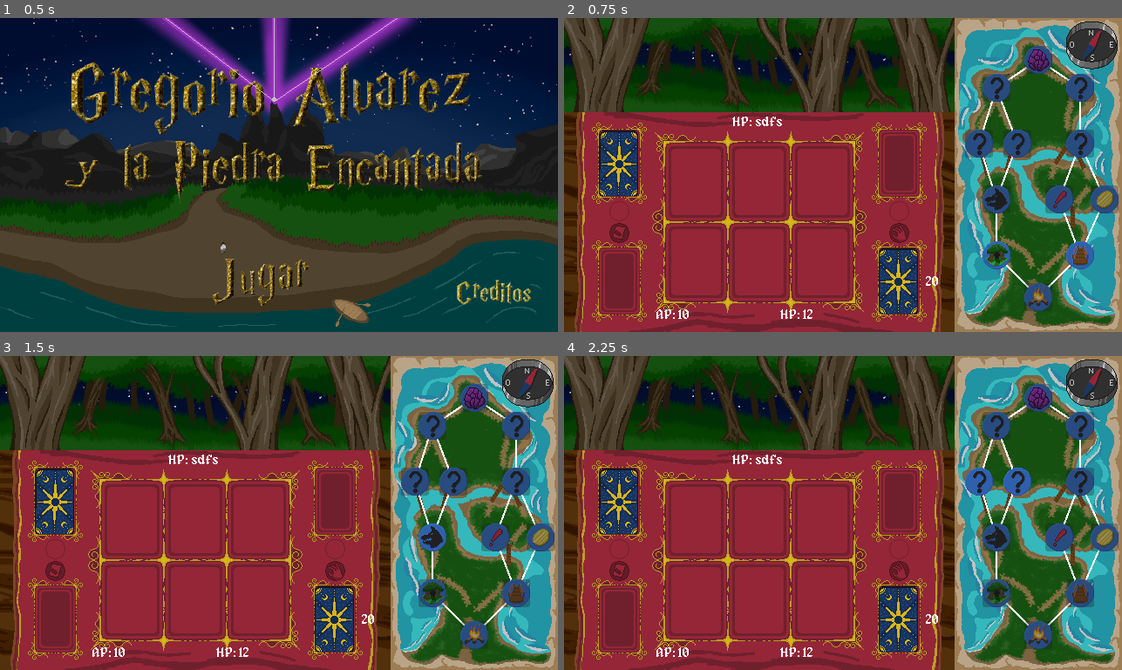
Above: before the commit, frames 1-4 (two rows, left to right).
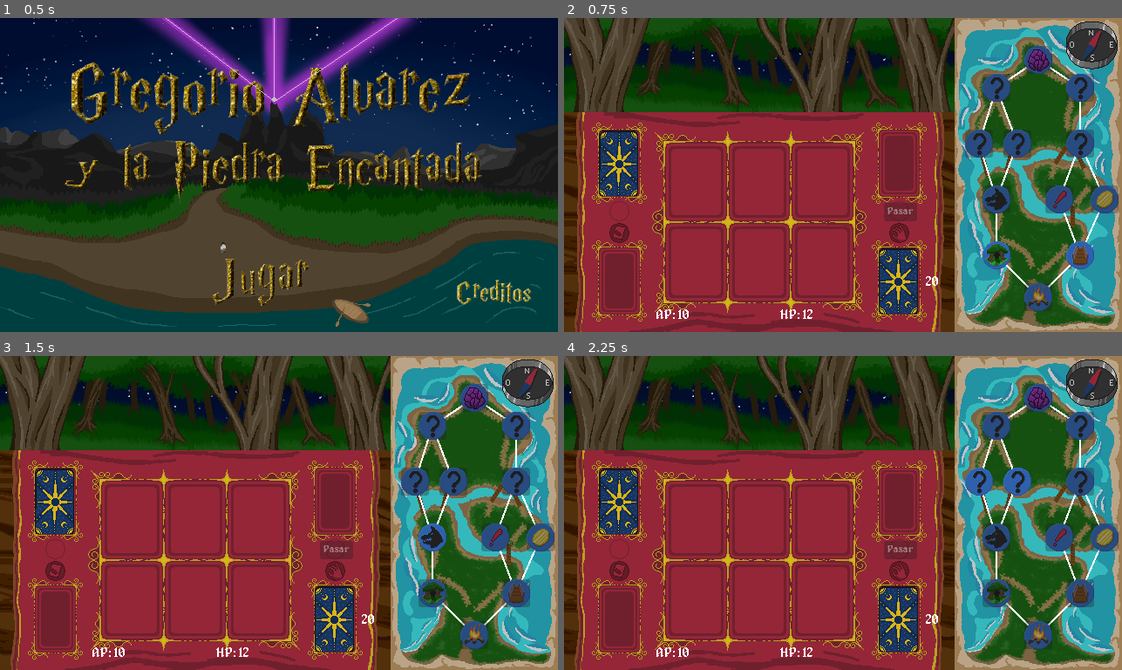
Above: after the commit, the same moments.

Repository: gonzapiacen/Jam-GA-2026
Game: Godot game, scene res://scenes/menu.tscn
Same seed, same stepped clock (60 frames per second), same inputs: the game is played once before the commit and once after it.
Inputs (mouse positions are in pixels of both pictures, inside the frame that each line leads up to):
- Up to frame 1 (0.5 s): no input
- Up to frame 2 (0.75 s): click (826, 281) at 0.5 s
- Up to frame 3 (1.5 s): click (435, 594) at 1.27 s
- Up to frame 4 (2.25 s): click (999, 538) at 2 s

Frame 1 is identical in both runs. In frame 2, 0.4% of the frame differs, in the area x 30-64%, y 31-65%; in frame 3, 0.4%; in frame 4, 0.4%.
Error after the commit: Invalid assignment of property or key 'efecto' with value of type 'int' on a base object of type 'Resource (Carta)'. (res://scripts/mazo.gd:23)

Commit message:
cambios y apurando un rebase

Diff:
--- a/scenes/carta_node.gd
+++ b/scenes/carta_node.gd
@@ -17,6 +17,6 @@
 	$Frente/Efecto/ValorEfecto.text = str(carta.efecto)
 	$Frente/Durabilidad/ValorDurabilidad.text = str(carta.durabilidad)
 
-func _on_area_2d_input_event(viewport: Node, event: InputEvent, shape_idx: int) -> void:
+func _on_area_2d_input_event(_viewport: Node, event: InputEvent, _shape_idx: int) -> void:
 	if event is InputEventMouseButton and event.pressed:
 		enviar_al_campo.emit(self)
--- a/scenes/juego.tscn
+++ b/scenes/juego.tscn
@@ -57,22 +57,6 @@
 text = "AP:"
 label_settings = SubResource("LabelSettings_3oebh")
 
-[node name="EnemyHP" type="Label" parent="UI" unique_id=150051665]
-offset_left = 220.0
-offset_top = 112.0
-offset_right = 260.0
-offset_bottom = 135.0
-text = "sdfs"
-label_settings = SubResource("LabelSettings_3oebh")
-
-[node name="EnemyHP2" type="Label" parent="UI" unique_id=1612057625]
-offset_left = 193.0
-offset_top = 112.0
-offset_right = 233.0
-offset_bottom = 135.0
-text = "HP:"
-label_settings = SubResource("LabelSettings_3oebh")
-
 [node name="Enemigo" type="Node2D" parent="." unique_id=1989618205 node_paths=PackedStringArray("player")]
 position = Vector2(224, 108)
 script = ExtResource("3_pncoq")
@@ -250,7 +234,6 @@
 texture = ExtResource("6_py3uc")
 
 [node name="PasarTurno" type="Button" parent="CampoCartas" unique_id=1799541714]
-visible = false
 offset_left = 143.0
 offset_top = -22.0
 offset_right = 181.0
--- a/scenes/pantalla_juego.tscn
+++ /dev/null
@@ -1,171 +0,0 @@
-[gd_scene format=3 uid="uid://cdhxocl5or8ev"]
-
-[ext_resource type="Script" uid="uid://belqeeg6egakk" path="res://scripts/main.gd" id="1_8ocnp"]
-[ext_resource type="Texture2D" uid="uid://dx53us5sswgvd" path="res://assets/texturas/fondo_Bosque.png" id="3_3oebh"]
-[ext_resource type="Texture2D" uid="uid://ctp60vy51om4f" path="res://assets/texturas/frent_carta.png" id="3_fgx4m"]
-[ext_resource type="FontFile" uid="uid://cenlao1rovtkx" path="res://assets/fonts/alagard.ttf" id="4_cop7a"]
-[ext_resource type="Texture2D" uid="uid://bmsqh3yvvorov" path="res://assets/texturas/mesaCartas.png" id="5_e817k"]
-[ext_resource type="PackedScene" uid="uid://do0mh3rukqw4a" path="res://scenes/mazo.tscn" id="6_k5gr2"]
-[ext_resource type="AudioStream" uid="uid://dldlu0u6ae8ta" path="res://assets/musica/cancion_1.ogg" id="7_iikg4"]
-[ext_resource type="AudioStream" uid="uid://bws86hpu5wjnv" path="res://assets/sonidos/romper_carta.ogg" id="8_p2mjs"]
-[ext_resource type="PackedScene" uid="uid://capum1kkvsn3m" path="res://scenes/map_scene.tscn" id="9_8ocnp"]
-[ext_resource type="AudioStream" uid="uid://tgv0rae3k3qh" path="res://assets/sonidos/poner_carta_en_campo.ogg" id="9_cj0mm"]
-
-[sub_resource type="LabelSettings" id="LabelSettings_3oebh"]
-font = ExtResource("4_cop7a")
-
-[node name="PantallaJuego" type="Node2D" unique_id=1014672054]
-script = ExtResource("1_8ocnp")
-metadata/_edit_horizontal_guides_ = [360.0, 280.0]
-metadata/_edit_vertical_guides_ = [152.0]
-
-[node name="UI" type="Node2D" parent="." unique_id=1764428223]
-z_index = 20
-
-[node name="HP" type="Label" parent="UI" unique_id=1462185738]
-offset_left = 274.0
-offset_top = 333.0
-offset_right = 314.0
-offset_bottom = 356.0
-text = "asdsd"
-label_settings = SubResource("LabelSettings_3oebh")
-
-[node name="HP2" type="Label" parent="UI" unique_id=1858084590]
-offset_left = 248.0
-offset_top = 333.0
-offset_right = 288.0
-offset_bottom = 356.0
-text = "HP:"
-label_settings = SubResource("LabelSettings_3oebh")
-
-[node name="ENG" type="Label" parent="UI" unique_id=1698655519]
-offset_left = 131.0
-offset_top = 333.0
-offset_right = 172.0
-offset_bottom = 356.0
-text = "adasd"
-label_settings = SubResource("LabelSettings_3oebh")
-
-[node name="ENG2" type="Label" parent="UI" unique_id=719542802]
-offset_left = 106.0
-offset_top = 333.0
-offset_right = 147.0
-offset_bottom = 356.0
-text = "AP:"
-label_settings = SubResource("LabelSettings_3oebh")
-
-[node name="EnemyHP" type="Label" parent="UI" unique_id=150051665]
-offset_left = 220.0
-offset_top = 112.0
-offset_right = 260.0
-offset_bottom = 135.0
-text = "sdfs"
-label_settings = SubResource("LabelSettings_3oebh")
-
-[node name="EnemyHP2" type="Label" parent="UI" unique_id=1612057625]
-offset_left = 193.0
-offset_top = 112.0
-offset_right = 233.0
-offset_bottom = 135.0
-text = "HP:"
-label_settings = SubResource("LabelSettings_3oebh")
-
-[node name="Fondo" type="Sprite2D" parent="." unique_id=2023025988]
-position = Vector2(224.00002, 54)
-texture = ExtResource("3_3oebh")
-
-[node name="Mapa" type="Sprite2D" parent="." unique_id=1542838033]
-position = Vector2(544, 180.004)
-scale = Vector2(1.5000001, 2.8125622)
-
-[node name="InfoCarta" type="Node2D" parent="Mapa" unique_id=1860270056]
-visible = false
-z_index = 6
-
-[node name="Imagen" type="Sprite2D" parent="Mapa/InfoCarta" unique_id=422211542]
-position = Vector2(0, -20.623188)
-texture = ExtResource("3_fgx4m")
-
-[node name="Info" type="Label" parent="Mapa/InfoCarta" unique_id=2110359957]
-offset_left = -53.33333
-offset_top = 21.33144
-offset_right = 53.33333
-offset_bottom = 55.464024
-theme_override_fonts/font = ExtResource("4_cop7a")
-theme_override_font_sizes/font_size = 8
-text = "Información de la carta que informa información informativa"
-autowrap_mode = 2
-metadata/_edit_use_anchors_ = true
-
-[node name="MapScene" parent="Mapa" unique_id=849957452 instance=ExtResource("9_8ocnp")]
-position = Vector2(-362.66666, -64.00001)
-scale = Vector2(0.6666666, 0.3555477)
-
-[node name="CampoCartas" type="Sprite2D" parent="." unique_id=1759704466]
-position = Vector2(224, 234)
-texture = ExtResource("5_e817k")
-
-[node name="Mano" type="Node2D" parent="CampoCartas" unique_id=1045286129]
-z_index = 2
-position = Vector2(0, 126)
-scale = Vector2(3.5, 1.968875)
-
-[node name="Mazo" parent="CampoCartas" unique_id=540842684 instance=ExtResource("6_k5gr2")]
-visible = false
-position = Vector2(160, 68)
-
-[node name="Mazo2" parent="CampoCartas" unique_id=782563536 instance=ExtResource("6_k5gr2")]
-position = Vector2(-161, -67)
-rotation = -3.1415925
-
-[node name="Descarte" type="Node2D" parent="CampoCartas" unique_id=1172116759]
-position = Vector2(-161, 68)
-
-[node name="Descarte2" type="Sprite2D" parent="CampoCartas" unique_id=997347860]
-visible = false
-position = Vector2(160, -68)
-rotation = 3.1415927
-texture = ExtResource("3_fgx4m")
-
-[node name="CartasJugador" type="Node2D" parent="CampoCartas" unique_id=1285479738]
-
-[node name="CartasEnemigo" type="Node2D" parent="CampoCartas" unique_id=1989618205]
-
-[node name="Carta4" type="Sprite2D" parent="CampoCartas/CartasEnemigo" unique_id=1236846341]
-visible = false
-position = Vector2(71, -46)
-rotation = -3.1415925
-texture = ExtResource("3_fgx4m")
-
-[node name="Carta5" type="Sprite2D" parent="CampoCartas/CartasEnemigo" unique_id=639089567]
-visible = false
-position = Vector2(1, -46)
-rotation = -3.1415925
-texture = ExtResource("3_fgx4m")
-
-[node name="Carta6" type="Sprite2D" parent="CampoCartas/CartasEnemigo" unique_id=1039860170]
-visible = false
-position = Vector2(-74, -46)
-rotation = -3.1415925
-texture = ExtResource("3_fgx4m")
-
-[node name="PasarTurno" type="Button" parent="CampoCartas" unique_id=1799541714]
-offset_left = 143.0
-offset_top = -22.0
-offset_right = 181.0
-offset_bottom = -1.0
-theme_override_fonts/font = ExtResource("4_cop7a")
-theme_override_font_sizes/font_size = 12
-text = "Pasar"
-
-[node name="MusicaFondo" type="AudioStreamPlayer2D" parent="." unique_id=735427863]
-visible = false
-stream = ExtResource("7_iikg4")
-attenuation = 8.0
-parameters/looping = true
-
-[node name="SonidoRomperCarta" type="AudioStreamPlayer2D" parent="." unique_id=1973842139]
-stream = ExtResource("8_p2mjs")
-
-[node name="SonidoJugarCarta" type="AudioStreamPlayer2D" parent="." unique_id=1062207297]
-stream = ExtResource("9_cj0mm")
--- a/scripts/carta.gd
+++ b/scripts/carta.gd
@@ -2,10 +2,14 @@
 
 class_name Carta
 
+enum Tipo {
+	Instantanea,
+	Permanente
+	}
+
 # Características
 @export var energia: int
-@export var efecto: int
-@export var tipo_de_efecto: int
 @export var es_consumible: bool
 @export var durabilidad: int
 @export var detalles: String
+@export var tipo: Tipo
--- a/scripts/juego.gd
+++ b/scripts/juego.gd
@@ -18,6 +18,7 @@
 #var carta_esta_seleccionada: bool = false
 
 func _ready() -> void:
+	boton_pasar_turno.disabled = true
 
 	jugador.mazo = $Jugador/Mazo.inicializar()
 	enemigo.player = jugador
@@ -67,7 +68,8 @@
 	var instancia = ESCENA_CARTA.instantiate()
 	instancia.set_carta(c)
 	n.add_child(instancia)
-	instancia.enviar_al_campo.connect(_mostrar_opciones)
+	if c.tipo == Carta.Tipo.Permanente:
+		instancia.enviar_al_campo.connect(_mostrar_opciones)
 	return instancia
 
 func _mostrar_opciones(nodo_carta: Carta2D):
@@ -81,7 +83,7 @@
 		nodo_carta_seleccionada = nodo_carta
 		nodo_carta_seleccionada.position.y -= 20
 
-		boton_pasar_turno.hide()
+		boton_pasar_turno.disabled = true
 		for slot_enemigo in $Enemigo/Campo.get_children():
 			if slot_enemigo.get_child_count() == 1 :
 				slot_enemigo.disabled = false
@@ -94,7 +96,7 @@
 		nodo_carta_seleccionada.position.y += 20
 		nodo_carta_seleccionada = null
 
-		boton_pasar_turno.show()
+		boton_pasar_turno.disabled = false
 		for slot_player in $Jugador/Campo.get_children():
 			if slot_player.get_child_count() == 0:
 				slot_player.hide()
@@ -130,12 +132,13 @@
 
 	if turno_jugador:
 		if(jugador.am_i_death()):
-			await call_deferred("_ir_a_creditos")
+			call_deferred("_ir_a_creditos")
+			return
 		print("TURNO JUGADOR")
 		await empieza_turno_jugador()
-		boton_pasar_turno.show()
+		boton_pasar_turno.disabled = false
 	else:
-		boton_pasar_turno.hide()
+		boton_pasar_turno.disabled = true
 		print("TURNO ENEMIGO")
 		descartar()
 		empieza_turno_enemigo()
@@ -176,7 +179,7 @@
 	nodo_carta_seleccionada = null
 	#carta_esta_seleccionada = false
 
-	boton_pasar_turno.show()
+	boton_pasar_turno.disabled = false
 	#$Enemigo/Campo.hide()
 	#$Jugador/Campo.hide()
 
--- a/scripts/main.gd
+++ /dev/null
@@ -1,179 +0,0 @@
-extends Node2D
-
-var campo_jugador: Array[Carta] = []
-var campo_enemigo: Array[Carta] = []
-
-var carta = preload("res://scenes/carta.tscn")
-var mazo = preload("res://scenes/mazo.tscn")
-var enemy = preload("res://scenes/enemy.tscn")
-var player = preload("res://scenes/player.tscn")
-var nueva_carta: Carta
-
-var cartas_jugador: Node2D
-
-var musica_de_fondo: AudioStreamPlayer2D
-var sonido_romper_carta: AudioStreamPlayer2D
-var sonido_jugar_carta: AudioStreamPlayer2D
-
-var info_carta: Node2D
-var mano_jugador: Array[Carta]
-var mazo_jugador: Mazo
-
-var mano_nodo: Node2D
-var descarte_nodo: Node2D
-var campo_nodo: Node2D
-
-var turno_jugador: bool = true
-
-var tween: Tween
-
-var monto: Array[Carta] = []
-var descarte: Array[Carta] = []
-
-var player_actual: Player
-var enemigo_actual: Enemy
-
-@onready var hp_label: Label = $UI/HP
-@onready var eng_label: Label = $UI/ENG
-@onready var enemy_hp_label: Label = $UI/EnemyHP
-
-
-var boton_pasar_turno: Button
-
-# Called when the node enters the scene tree for the first time.
-func _ready() -> void:
-
-	info_carta = $Mapa/InfoCarta
-	boton_pasar_turno = $CampoCartas/PasarTurno
-
-	boton_pasar_turno.pressed.connect(cambiarTurno)
-
-	# COSAS JUGADOR
-
-	mazo_jugador = $CampoCartas/Mazo
-	mano_nodo = $CampoCartas/Mano
-	descarte_nodo = $CampoCartas/Descarte
-	campo_nodo = $CampoCartas/CartasJugador
-
-	# MUSICA Y SONIDOS
-
-	musica_de_fondo = $MusicaFondo
-	sonido_romper_carta = $SonidoRomperCarta
-	sonido_jugar_carta = $SonidoJugarCarta
-
-	info_carta.hide()
-	mazo_jugador = mazo.instantiate()
-	mazo_jugador.position.x = 385
-	mazo_jugador.position.y = 302
-	add_child(mazo_jugador)
-
-	player_actual = player.instantiate()
-	hp_label.text =  str(player_actual.health)
-	eng_label.text = str(player_actual.energy)
-
-
-	#player_actual.health = 20
-	#player_actual.energy = 10
-
-	enemigo_actual = enemy.instantiate()
-	enemy_hp_label.text = str(enemigo_actual.health)
-	enemigo_actual.player = player_actual
-
-	for i in range(mazo_jugador.monto.size()):
-		nueva_carta = carta.instantiate()
-		monto.append(nueva_carta)
-
-	mazo_jugador.find_child("Valor").visible = true
-
-	empezarTurno()
-
-	musica_de_fondo.play()
-
-# Called every frame. 'delta' is the elapsed time since the previous frame.
-func _process(delta: float) -> void:
-	pass
-
-func crearLadoJugador() -> void:
-	pass
-
-func empezarTurno() -> void:
-	for i in range(3):
-		nueva_carta = mazo_jugador.robarCarta()
-
-		mano_nodo.add_child(nueva_carta)
-		mano_jugador.append(nueva_carta)
-
-		nueva_carta.ver_info.connect(mostrarInfo)
-		nueva_carta.ocultar_info.connect(ocultarInfo)
-		nueva_carta.jugar_carta.connect(jugarCarta)
-		nueva_carta.mostrar_info_carta_campo.connect(mostrarInfo)
-		nueva_carta.position.x = 40
-		nueva_carta.position.y = -25
-		tween = create_tween()
-		tween.tween_property(nueva_carta,"position",Vector2(-54 + (i * 16),32),.2).as_relative()
-		tween.tween_property(nueva_carta.find_child("Dorso"),"scale",Vector2(-1,0),.2).as_relative()
-		tween.tween_property(nueva_carta.find_child("Frente"),"scale",Vector2(1,0),.2).as_relative()
-
-		nueva_carta.scale.x = .286
-		nueva_carta.scale.y = .508
-		await tween.finished
-		tween.kill()
-
-func cambiarTurno() -> void:
-	enviarCartasManoADescarte()
-	print("TURNO ENEMIGO")
-	turno_jugador = false
-
-	await get_tree().create_timer(2).timeout
-	ejecutarTurnoEnemigo()
-	await get_tree().create_timer(2).timeout
-	turno_jugador = true
-	print("TU TURNO")
-	empezarTurno()
-
-func ejecutarTurnoEnemigo():
-	print("Enemigo ha atacado")
-	enemigo_actual.attack()
-	hp_label.text = str(player_actual.health)
-	print("Vida personaje: ", player_actual.health)
-	print("Vida enemigo: ", enemigo_actual.health)
-
-func enviarCartasManoADescarte() -> void:
-	for hijo in mano_nodo.get_children():
-		campo_jugador.erase(hijo)
-		descarte.append(hijo)
-		print(campo_jugador.size())
-		hijo.reparent(descarte_nodo,false)
-		hijo.position.x = 0
-		hijo.position.y = 0
-		hijo.scale.x = 1
-		hijo.scale.y = 1
-func eliminarCarta(carta: Carta) -> void:
-	sonido_romper_carta.play()
-	carta.queue_free()
-
-func mostrarInfo() -> void:
-	info_carta.show()
-
-func ocultarInfo() -> void:
-	info_carta.hide()
-
-func jugarCarta(carta: Carta) -> void:
-	if !turno_jugador:
-		return
-
-	if campo_jugador.size() == 3 :
-		print("Campo lleno")
-		return
-
-	carta.position.x = -21 + (21 * campo_jugador.size())
-	carta.position.y = -40
-	campo_jugador.push_back(mano_jugador.pop_at(mano_jugador.find(carta)))
-	sonido_jugar_carta.play()
-	carta.jugar(player_actual,enemigo_actual)
-	hp_label.text = str(player_actual.health)
-	eng_label.text = str(player_actual.energy)
-	enemy_hp_label.text = str(enemigo_actual.health)
-
-	if enemigo_actual.health <= 0:
-		get_tree().change_scene_to_file("res://scenes/creditos.tscn")
--- a/scripts/mazo.gd
+++ b/scripts/mazo.gd
@@ -16,11 +16,11 @@
 	cartas.shuffle()
 
 func _crear_carta() -> Carta:
+	#TODO cambiar por cargar cartas de recursos
 	var nueva_carta
 	nueva_carta = Carta.new()
 	nueva_carta.energia = randi() % 9
 	nueva_carta.efecto = ((randi() % 9) + 1)
-	nueva_carta.tipo_de_efecto = randi() % 3
 	nueva_carta.es_consumible = randi() % 2
 	nueva_carta.durabilidad = ((randi() % 9) + 1)
 
Not shown: 1 places in scenes/juego.tscn that only renumber resources
Not shown, removed: scripts/main.gd.uid
